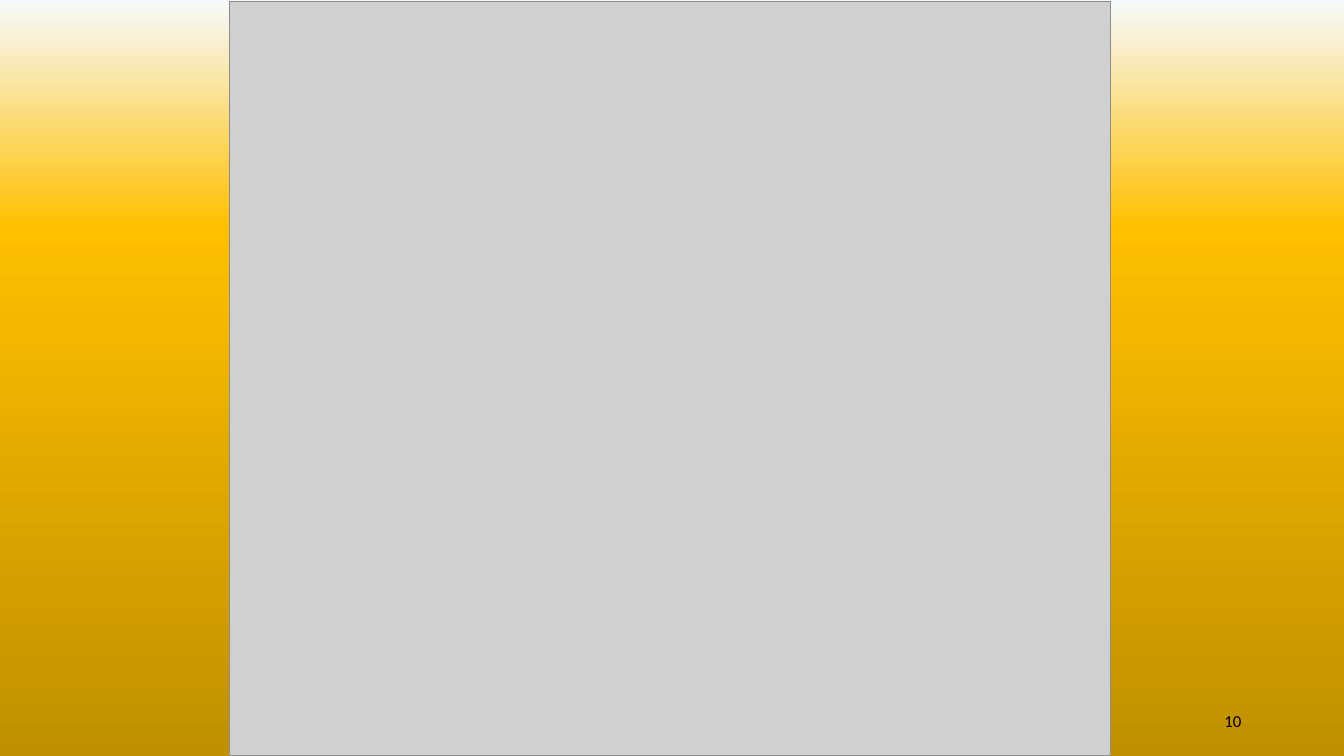
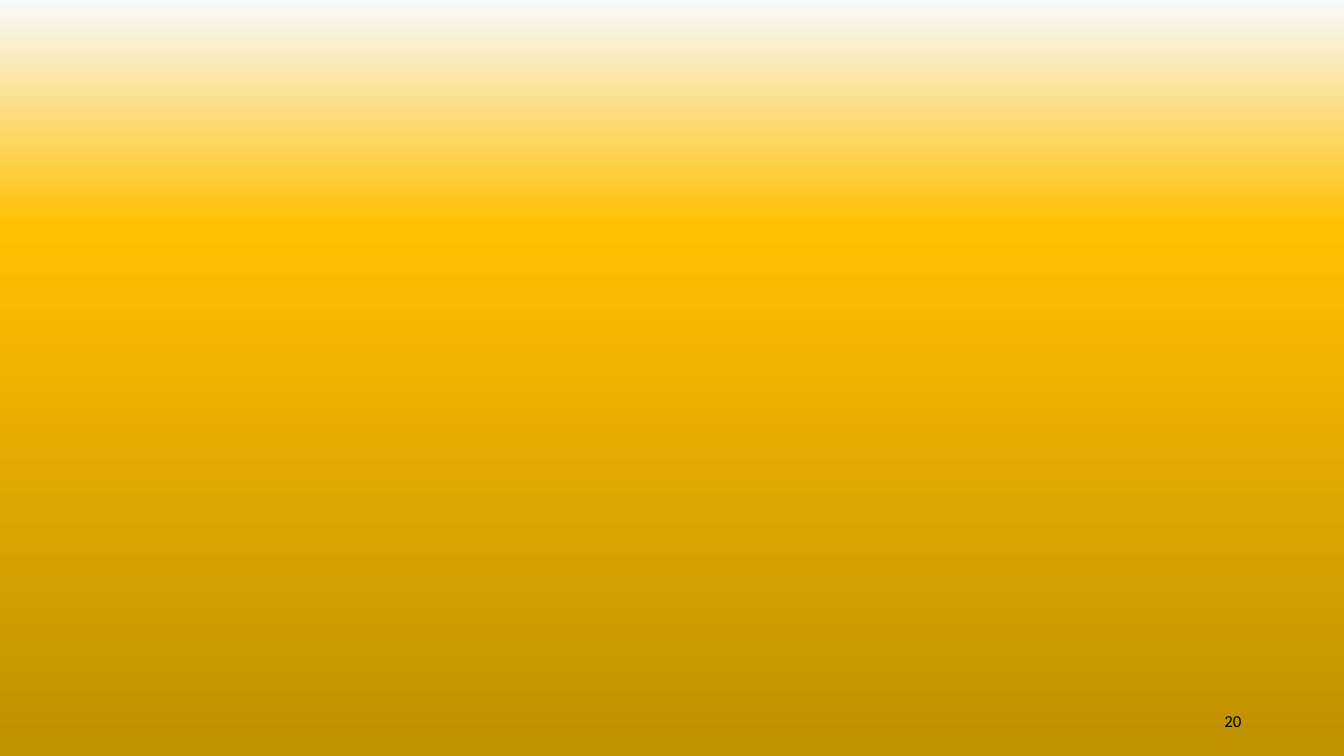
Before and after one commit to SebLeyr/Rotten_potatoes, a slide deck: slide 20 of Conception/Rotten potatoes.pptx (slide 10 before the commit). Drawn at 1344x756 pixels with LibreOffice and Linux fonts; fonts in the diff are those of the drawing; grey boxes stand for pictures. Boxes give left, top, right and bottom in pixels: in the first picture for what was removed or moved away, otherwise in the second. Text is boxed around its words. In the diff, an @@ line names an element or a change of style, - is before the commit and + after.

```diff
--- a/Conception/Rotten potatoes.pptx
+++ b/Conception/Rotten potatoes.pptx
@@ picture removed at <box>230,1,1111,756</box> @@
@@ page number at <box>1224,716,1241,727</box>: text changed @@
-10
+20
```
Also in this commit, not shown: 1 other slide changed, 17 slides added, 7 slides removed, 10 other files.
